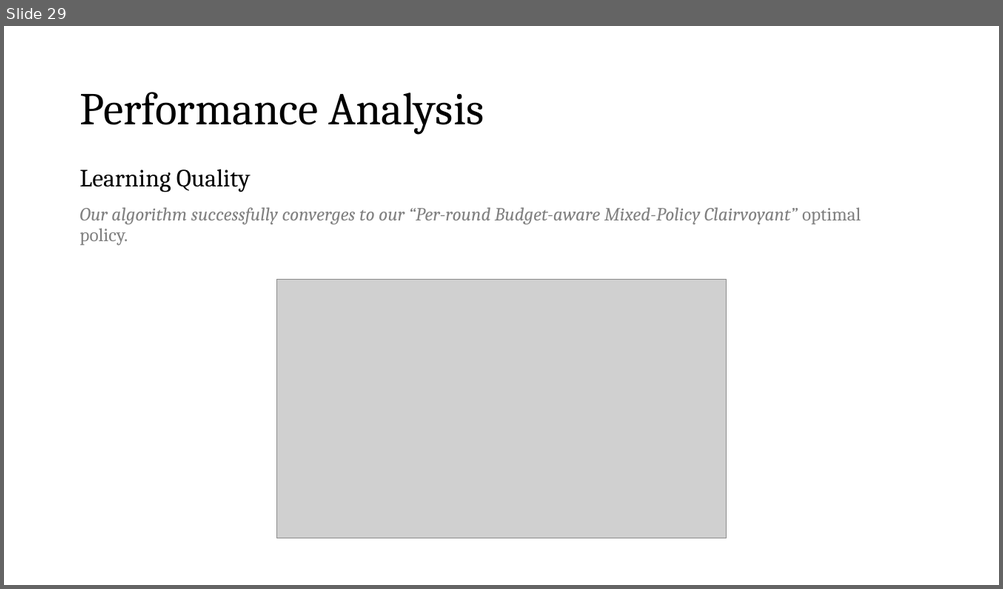
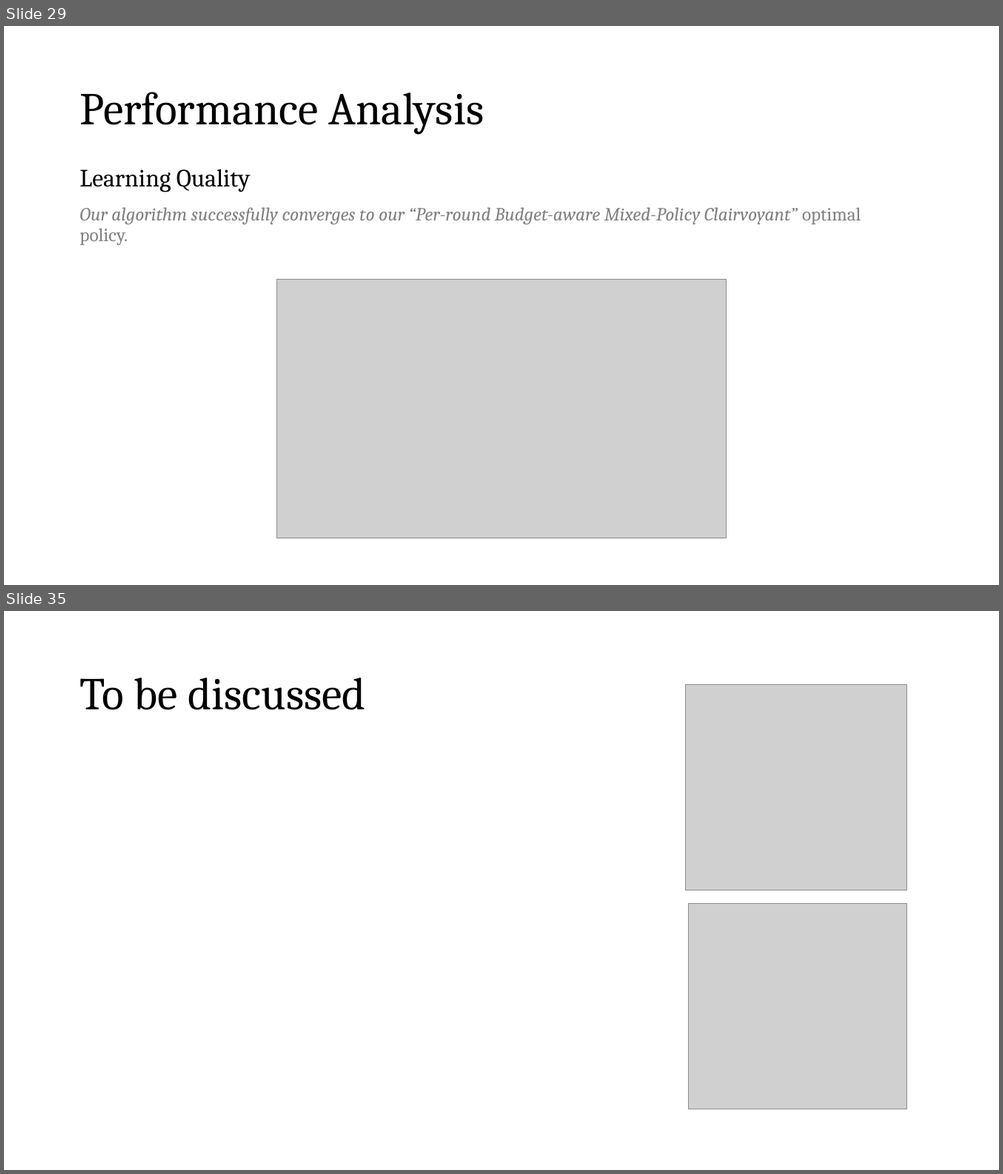
Before and after one commit to peetceenatoo/online-learning, a slide deck: Slides.pptx. Shown one above the other, each under a label of ours: slide 29 before the commit, slides 29 and 35 after it; the slides between them are not shown. The pictures are 1003x589 and 1003x1174 pixels, drawn with LibreOffice and Linux fonts; fonts in the diff are those of the drawing; grey boxes stand for pictures. Boxes give left, top, right and bottom in pixels: in the first picture for what was removed or moved away, otherwise in the second. Text is boxed around its words. In the diff, an @@ line names an element or a change of style, - is before the commit and + after.

```diff
--- a/Slides.pptx
+++ b/Slides.pptx
@@ slide 35 added at (x1=4, y1=611, x2=999, y2=1170), background #FFFFFF @@
@@ title added at (x1=79, y1=678, x2=365, y2=710), 44 pt, text #000000 @@
+To be discussed
@@ picture added at (x1=686, y1=685, x2=906, y2=891) @@
@@ picture added at (x1=689, y1=903, x2=907, y2=1110) @@
```
Also in this commit, not shown: 1 slide changed, 8 other slides added, 1 other file.
